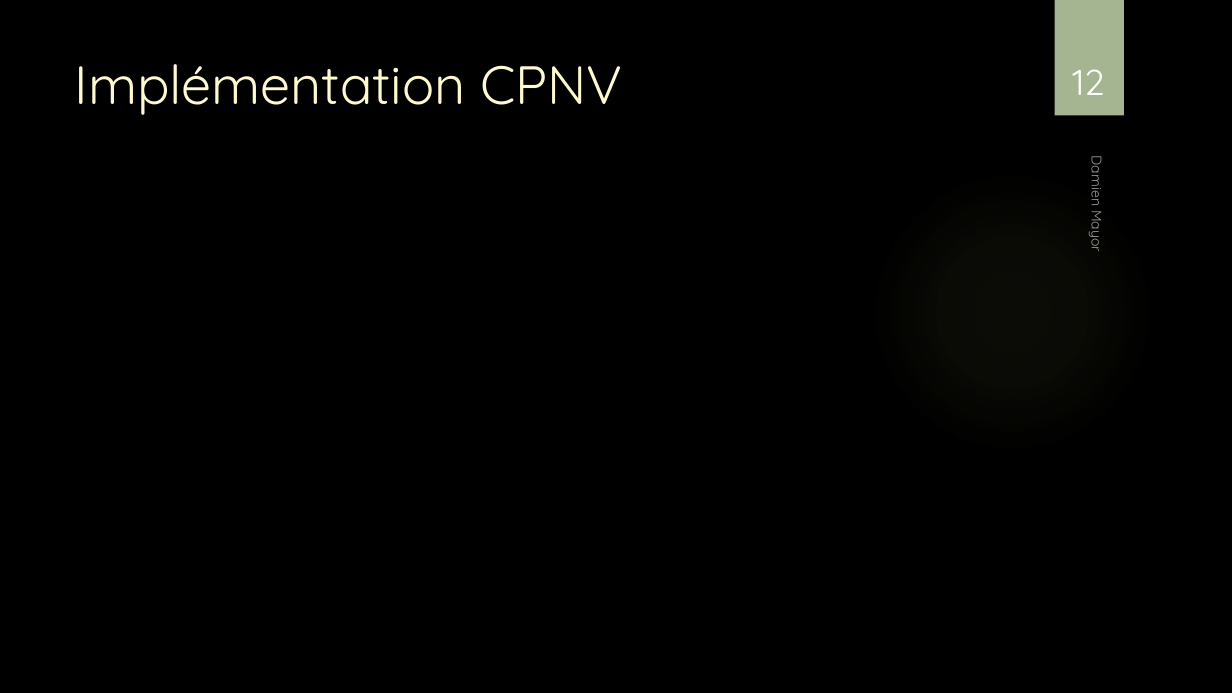
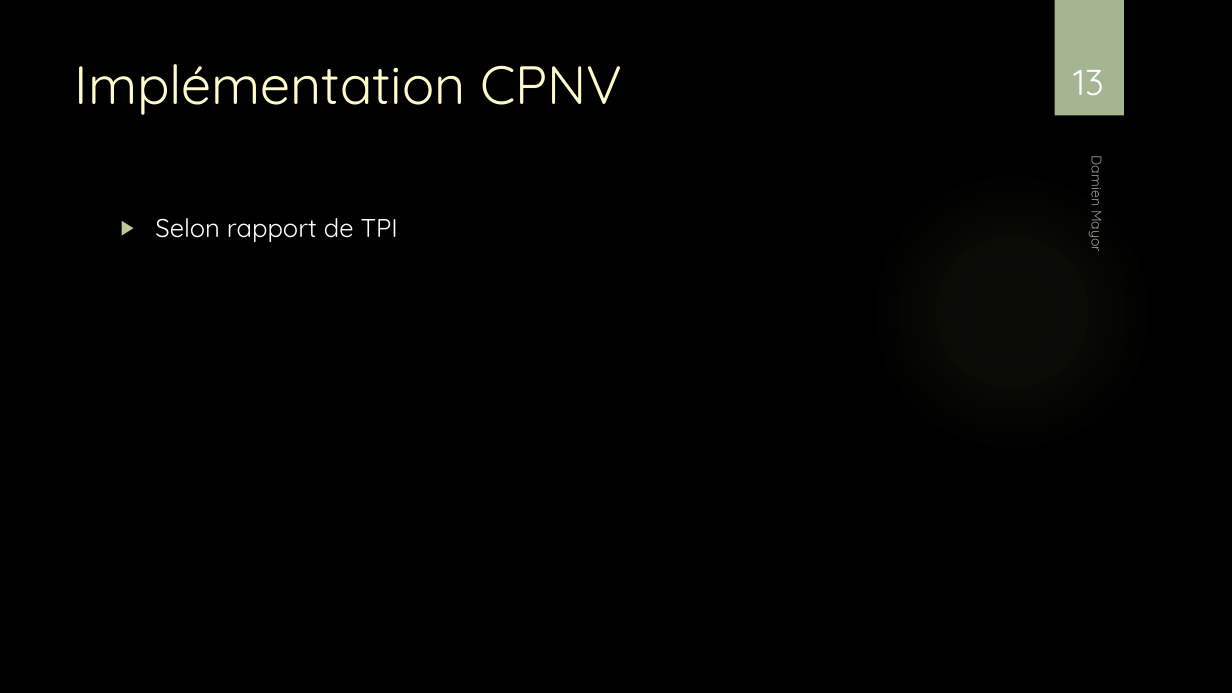
Before and after one commit to damienmayor/TPI, a slide deck: slide 13 of Présentation/Présentation TPI DMA.pptx (slide 12 before the commit). Drawn at 1232x693 pixels with LibreOffice and Linux fonts; fonts in the diff are those of the drawing; background and template pictures are left out. Boxes give left, top, right and bottom in pixels: in the first picture for what was removed or moved away, otherwise in the second. Text is boxed around its words. In the diff, an @@ line names an element or a change of style, - is before the commit and + after.

```diff
--- a/Présentation/Présentation TPI DMA.pptx
+++ b/Présentation/Présentation TPI DMA.pptx
@@ page number at (1073,70,1104,95): text changed @@
-12
+13
@@ text added at (155,218,398,242), 20 pt, text #FFFFFF @@
+▶ Selon rapport de TPI
```
Also in this commit, not shown: 7 other slides changed, 1 slide added.
